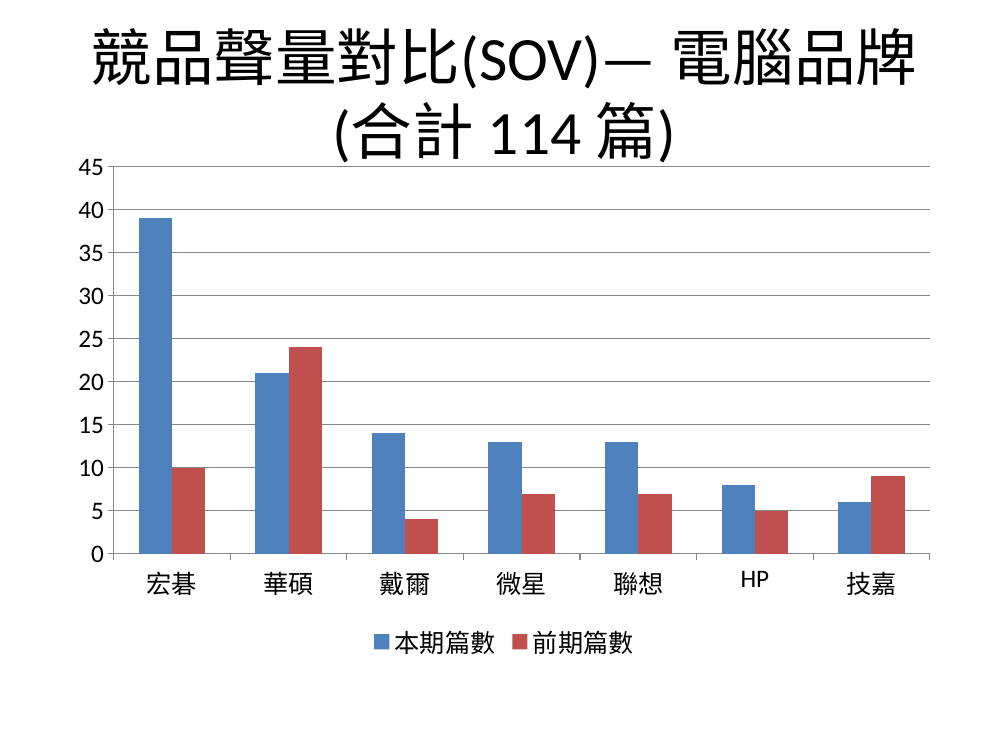
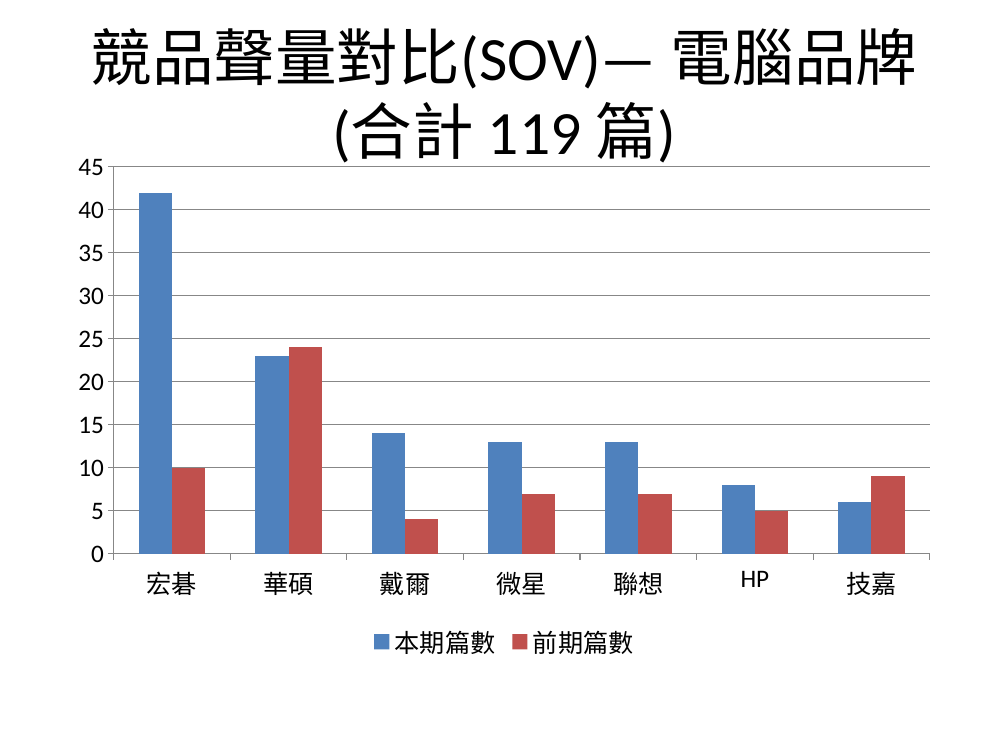
Before and after one commit to AndyChen825/industry-monitor, a slide deck: slide 4 of docs/reports/台灣產業趨勢監測週報_2026-08-31_2026-09-07.pptx. Drawn at 1008x756 pixels with LibreOffice and Linux fonts; fonts in the diff are those of the drawing. Boxes give left, top, right and bottom in pixels: in the first picture for what was removed or moved away, otherwise in the second. Text is boxed around its words. In the diff, an @@ line names an element or a change of style, - is before the commit and + after.

```diff
--- a/docs/reports/台灣產業趨勢監測週報_2026-08-31_2026-09-07.pptx
+++ b/docs/reports/台灣產業趨勢監測週報_2026-08-31_2026-09-07.pptx
@@ title at [90, 28, 917, 167]: text changed @@
-競品聲量對比(SOV)— 電腦品牌(合計 114 篇)
+競品聲量對比(SOV)— 電腦品牌(合計 119 篇)
@@ column chart at [60, 141, 948, 665] @@
@@ 本期篇數, 宏碁: 39 to 42 @@
@@ 本期篇數, 華碩: 21 to 23 @@
```
Also in this commit, not shown: 4 other slides changed, 7 other files.
